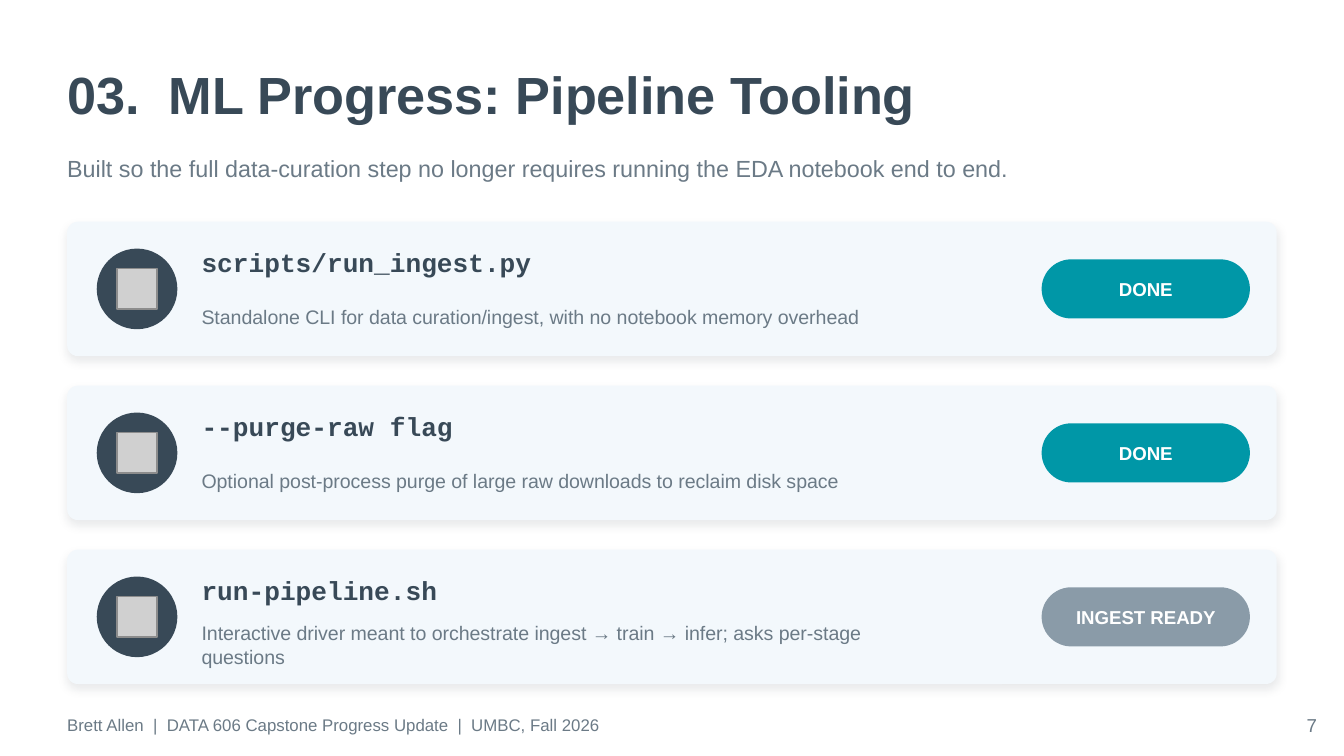
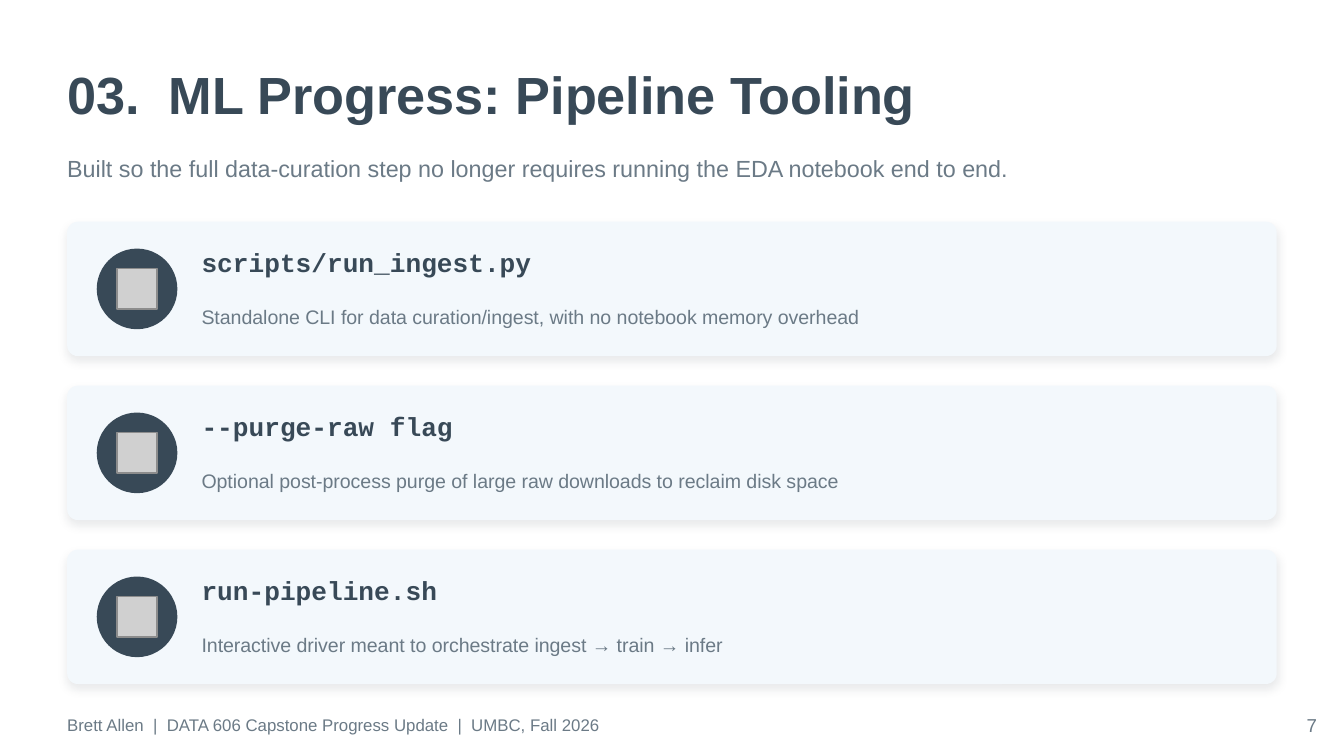
Before and after one commit to BrettFX/UMBC-DATA606-Capstone, a slide deck: slide 7 of docs/Allen_DATA_606_Capstone_Progress_Update.pptx. Drawn at 1344x756 pixels with LibreOffice and Linux fonts; fonts in the diff are those of the drawing; grey boxes stand for pictures. Boxes give left, top, right and bottom in pixels: in the first picture for what was removed or moved away, otherwise in the second. Text is boxed around its words. In the diff, an @@ line names an element or a change of style, - is before the commit and + after.

```diff
--- a/docs/Allen_DATA_606_Capstone_Progress_Update.pptx
+++ b/docs/Allen_DATA_606_Capstone_Progress_Update.pptx
@@ rounded rectangle removed at <box>1042,259,1250,319</box> @@
@@ text removed at <box>1119,283,1173,297</box> @@
-DONE
@@ rounded rectangle removed at <box>1042,423,1250,482</box> @@
@@ text removed at <box>1119,447,1173,461</box> @@
-DONE
@@ rounded rectangle removed at <box>1042,587,1250,646</box> @@
@@ text removed at <box>1076,611,1215,624</box> @@
-INGEST READY
@@ text at <box>202,638,723,656</box>: text changed @@
-Interactive driver meant to orchestrate ingest → train → infer; asks per-stage questions
+Interactive driver meant to orchestrate ingest → train → infer
```
Also in this commit, not shown: 8 other slides changed.
